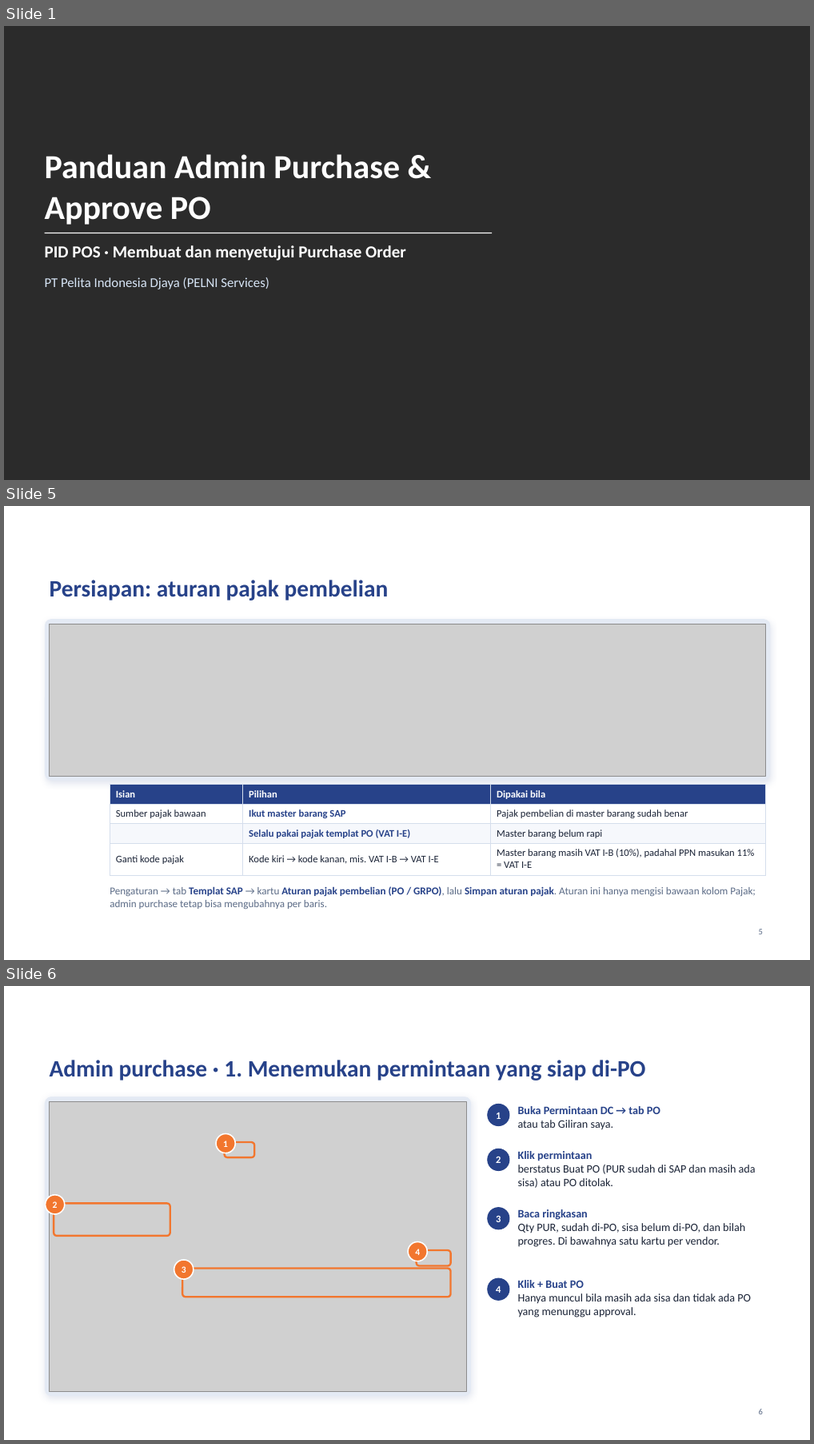
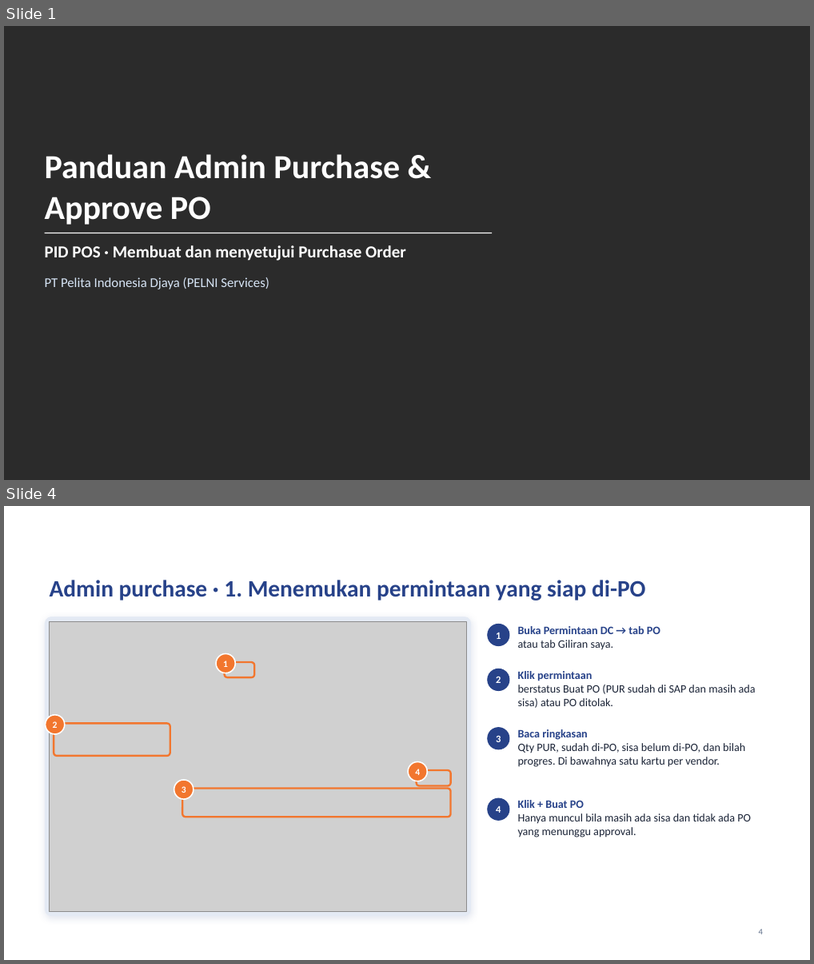
Before and after one commit to alfiandarmawan35/claude, a slide deck: docs/PID_POS_Panduan_Admin_Purchase_Approve_PO.pptx. Shown one above the other, each under a label of ours: slides 1, 5 and 6 before the commit, slides 1 and 4 after it; the slides between them are not shown. The pictures are 814x1444 and 814x964 pixels, drawn with LibreOffice and Linux fonts; fonts in the diff are those of the drawing; grey boxes stand for pictures; background and template pictures are left out; a plain dark background stands for a picture behind light text. Boxes give left, top, right and bottom in pixels: in the first picture for what was removed or moved away, otherwise in the second. Text is boxed around its words. In the diff, an @@ line names an element or a change of style, - is before the commit and + after.

```diff
--- a/docs/PID_POS_Panduan_Admin_Purchase_Approve_PO.pptx
+++ b/docs/PID_POS_Panduan_Admin_Purchase_Approve_PO.pptx
@@ slide 5 removed at [4, 506, 810, 960], background picture (left out) @@
@@ title removed at [50, 580, 389, 600] @@
-Persiapan: aturan pajak pembelian
@@ rounded rectangle removed at [45, 619, 770, 780] @@
@@ picture removed at [50, 624, 766, 776] @@
@@ table removed at [110, 784, 766, 871], 4 rows, 3 columns @@
-Isian | Pilihan | Dipakai bila
-Sumber pajak bawaan | Ikut master barang SAP | Pajak pembelian di master barang sudah benar
- | Selalu pakai pajak templat PO (VAT I-E) | Master barang belum rapi
-Ganti kode pajak | Kode kiri → kode kanan, mis. VAT I-B → VAT I-E | Master barang masih VAT I-B (10%), padahal PPN masukan 11% = VAT I-E
@@ text removed at [110, 886, 756, 908] @@
-Pengaturan → tab Templat SAP → kartu Aturan pajak pembelian (PO / GRPO), lalu Simpan aturan pajak. Aturan ini hanya mengisi bawaan kolom Pajak; admin purchase tetap bisa mengubahnya per baris.
@@ page number removed at [759, 928, 763, 934] @@
-5
@@ what was slide 6 is now slide 4 @@
```
Also in this commit, not shown: 7 slides changed, 1 other slide removed, 11 other files.
